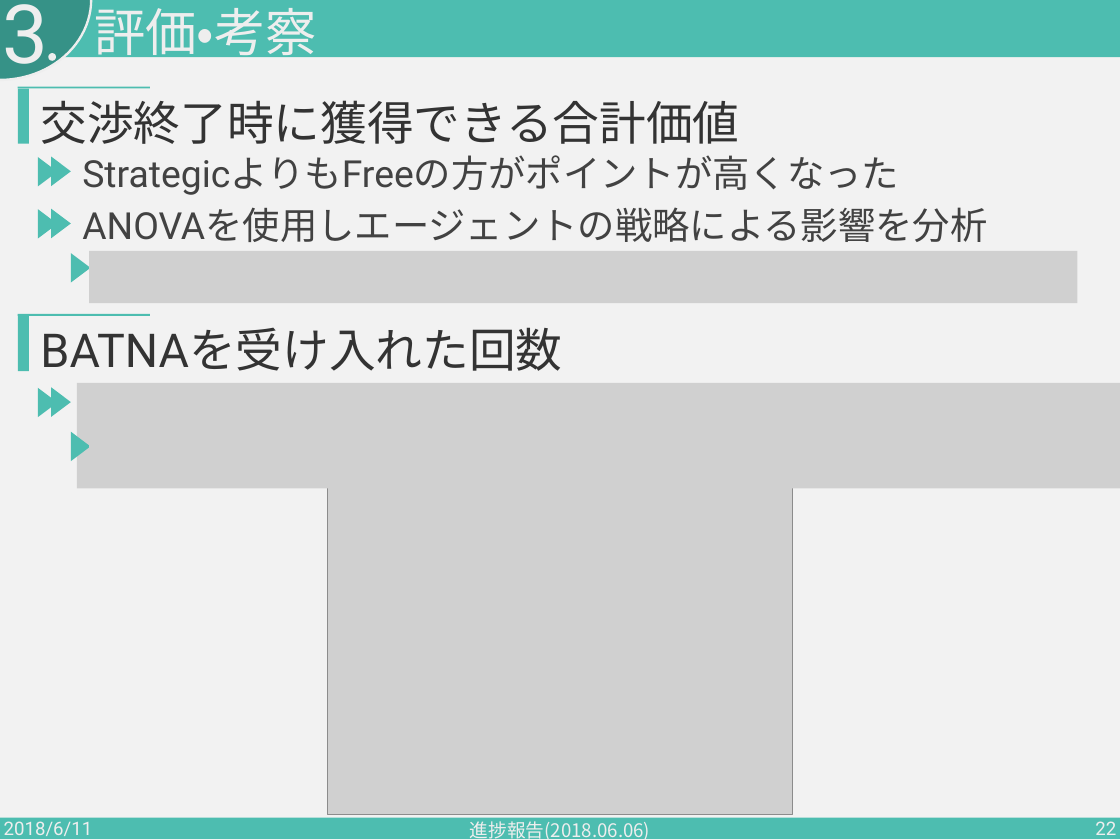
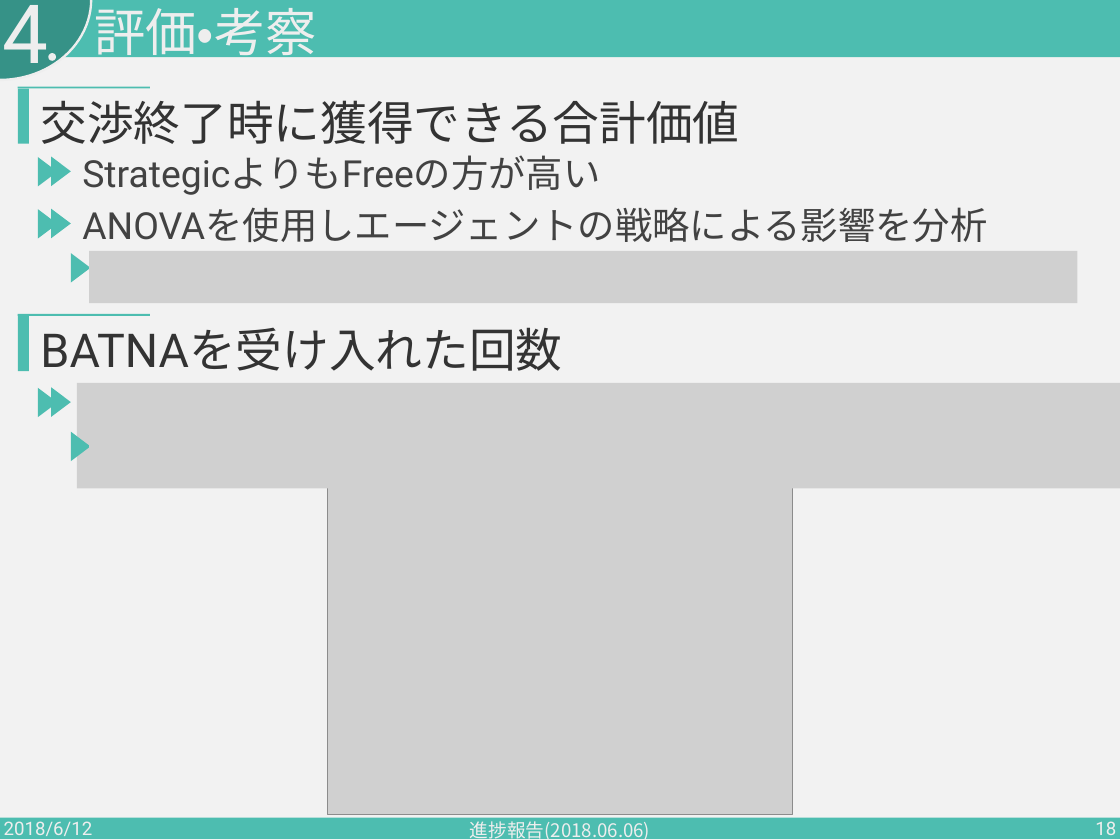
Before and after one commit to PajamaDrive/presentation, a slide deck: slide 18 of presentation_2nd.pptx (slide 22 before the commit). Drawn at 1120x840 pixels with LibreOffice and Linux fonts; fonts in the diff are those of the drawing; grey boxes stand for pictures. Boxes give left, top, right and bottom in pixels: in the first picture for what was removed or moved away, otherwise in the second. Text is boxed around its words. In the diff, an @@ line names an element or a change of style, - is before the commit and + after.

```diff
--- a/presentation_2nd.pptx
+++ b/presentation_2nd.pptx
@@ text at [2, 5, 48, 83]: text changed @@
-3
+4
@@ text at [82, 155, 600, 195]: text changed @@
-StrategicよりもFreeの方がポイントが高くなった
+StrategicよりもFreeの方が高い
@@ text at [4, 821, 93, 840]: text changed @@
-2018/6/11
+2018/6/12
@@ page number at [1095, 821, 1116, 840]: text changed @@
-22
+18
```
Also in this commit, not shown: 32 other slides changed, 4 slides removed.
